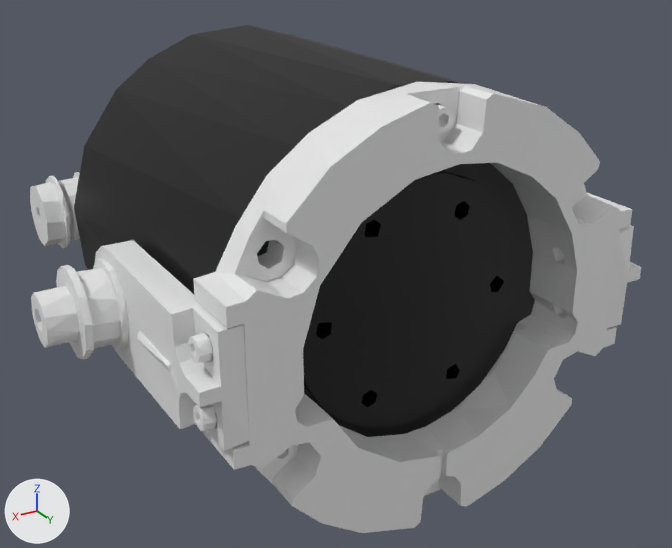
The COLLADA model meshes/arm/v10/visual/link6.dae, before and after one commit.
Camera for both pictures: a 50 mm camera at (0.0269, 0.1082, 0.0509) aimed at (-0.0405, -0.0041, -0.0053). The axes (+X, +Y, +Z) are drawn at lower left. The lights are the same throughout. The older version comes first.

The first picture shows 'link6'.
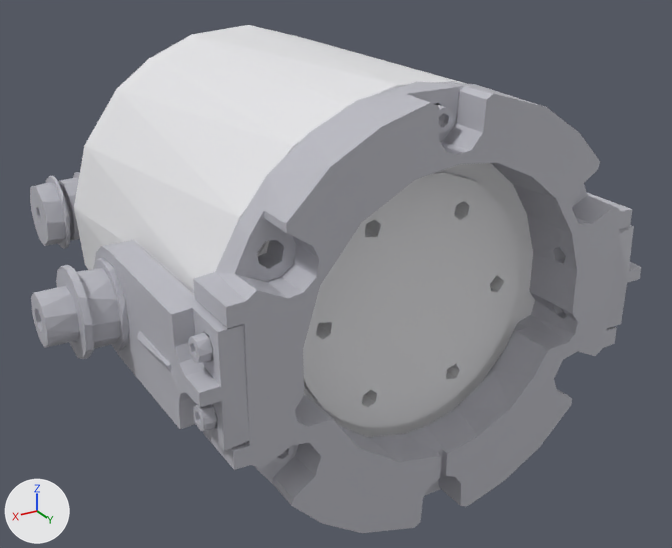
What changed in the scene script:
```text
Change mat_材质_010:
    mat_材质_010.base_color: (0.8, 0.8, 0.8) -> (0.5, 0.5, 0.55)  # white #e7e7e7 -> light grey #bcbcc4
Change mat_材质_011:
    mat_材质_011.base_color: (0.0, 0.0, 0.0) -> (0.8, 0.8, 0.82)  # black #000000 -> white #e7e7ea
```

Location of each change, [x1, y1, x2, y2] in pixels of the pictures (672 x 548 px):
'link6', recoloured (white to light grey)
    both: [30, 25, 641, 533]
